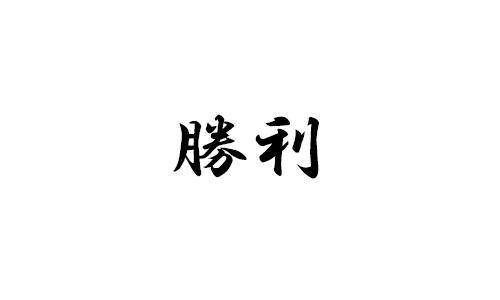
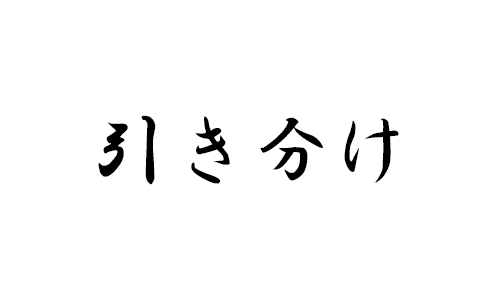
Layered file, before and after one edit (500x300). Changes by layer:
added layer "敗北" (1st of 2) above "敗北" over [98, 115, 399, 185]
hid "勝利" over [173, 114, 319, 179]
